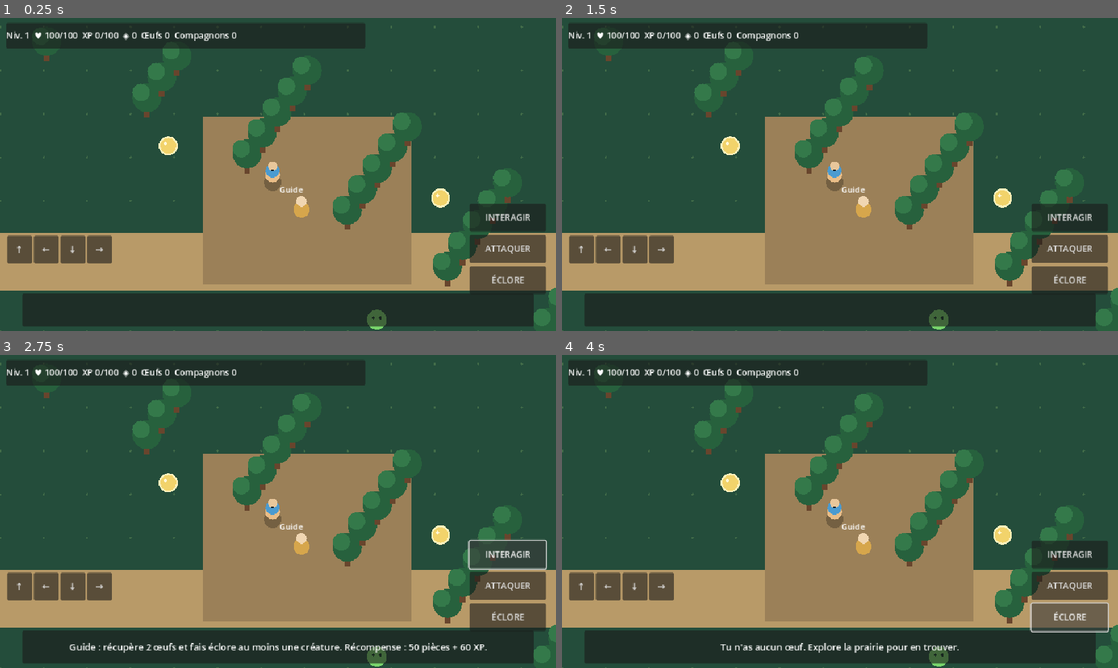
Above: before the commit, frames 1-4 (two rows, left to right).
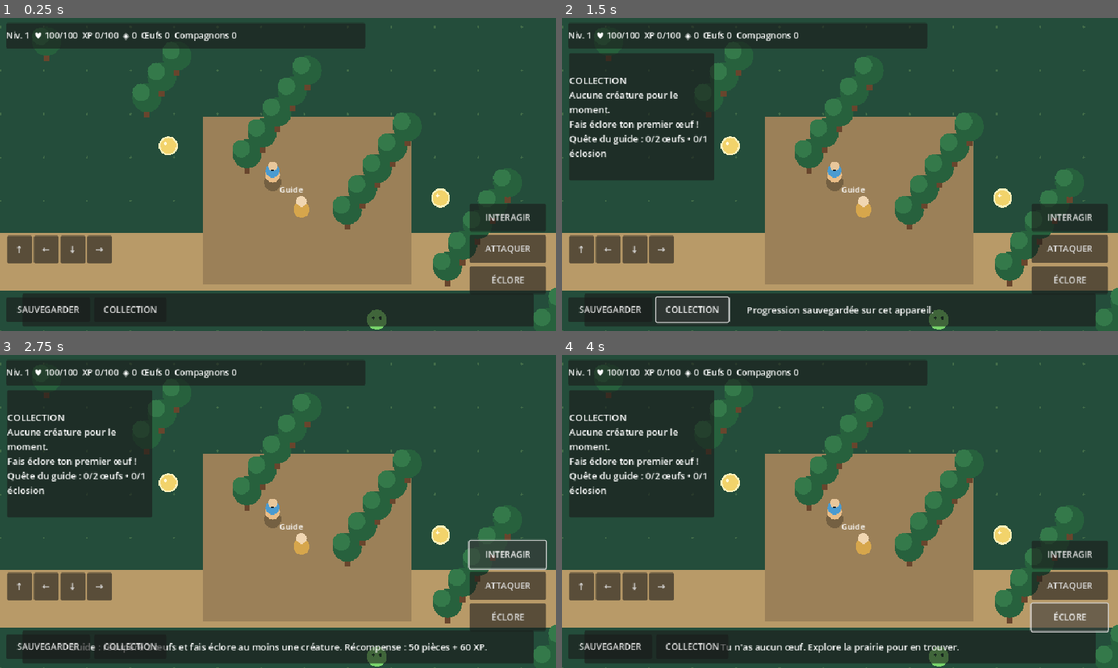
Above: after the commit, the same moments.

Repository: pierrecuny78-collab/Leaf1Game2D
Game: Godot game, scene res://scenes/main.tscn
Two runs of this game, one before a commit and one after it. Both use one fixed random seed, a clock stepped at 60 frames per second and the inputs below.
Inputs (mouse positions are in pixels of both pictures, inside the frame that each line leads up to):
- Up to frame 1 (0.25 s): no input
- Up to frame 2 (1.5 s): click (612, 309) at 0.5 s, where only the run after the commit has a clickable "SAUVEGARDER"; click (689, 309) at 1.25 s, where only the run after the commit has a clickable "COLLECTION"
- Up to frame 3 (2.75 s): click "INTERAGIR" at 2 s
- Up to frame 4 (4 s): click "ATTAQUER" at 2.75 s; click "ÉCLORE" at 3.5 s

The runs differ from the first frame. In frame 1, 0.5% of the frame differs, in the area x 1-29%, y 89-98%; in frame 2, 11%, in the area x 1-67%, y 11-98%; in frame 3, 11%; in frame 4, 11%.

Commit message:
Fix mobile HUD button positioning

Diff:
--- a/scripts/main.gd
+++ b/scripts/main.gd
@@ -183,12 +183,18 @@
 func _make_button(parent: Node, caption: String, offset: Vector2, button_size: Vector2) -> Button:
 	var b := Button.new()
 	b.text = caption
-	b.anchor_left = 1.0
-	b.anchor_right = 1.0
 	b.anchor_top = 1.0
 	b.anchor_bottom = 1.0
-	b.offset_left = offset.x
-	b.offset_right = offset.x + button_size.x
+	if caption == "SAUVEGARDER" or caption == "COLLECTION":
+		b.anchor_left = 0.0
+		b.anchor_right = 0.0
+		b.offset_left = offset.x
+		b.offset_right = offset.x + button_size.x
+	else:
+		b.anchor_left = 1.0
+		b.anchor_right = 1.0
+		b.offset_left = offset.x
+		b.offset_right = offset.x + button_size.x
 	b.offset_top = offset.y
 	b.offset_bottom = offset.y + button_size.y
 	b.add_theme_font_size_override("font_size", 15)
